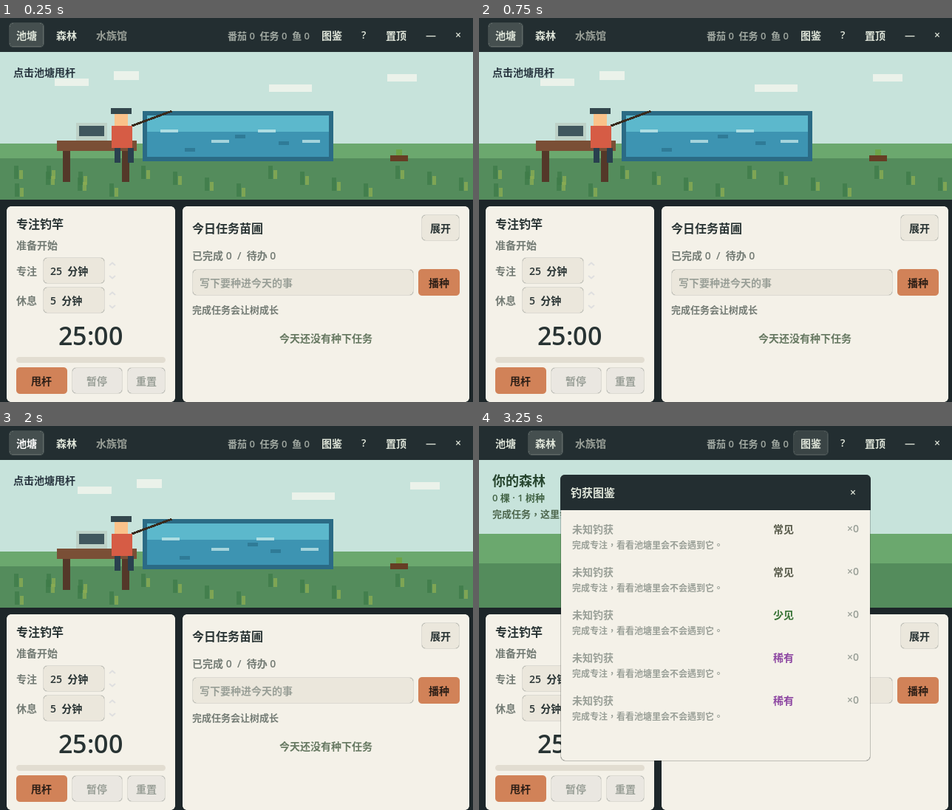
Above: before the commit, frames 1-4 (two rows, left to right).
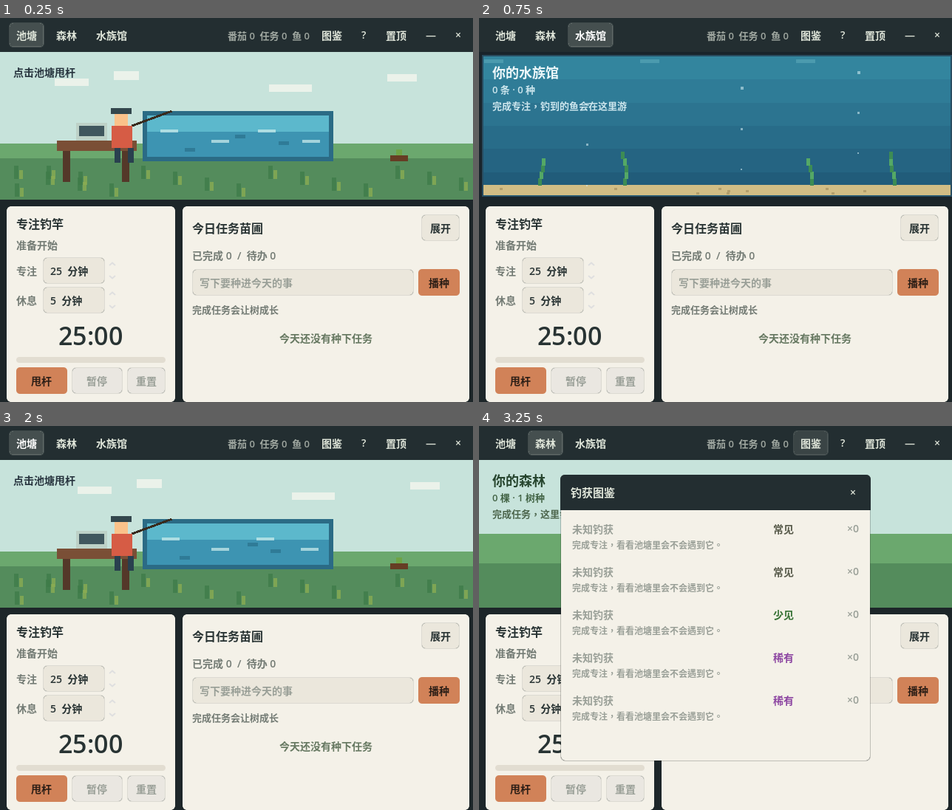
Above: after the commit, the same moments.

Repository: Mr-Salticidae/desk-pond
Game: Godot game, scene res://scenes/Main.tscn
Same seed, same stepped clock (60 frames per second), same inputs: the game is played once before the commit and once after it.
Inputs (mouse positions are in pixels of both pictures, inside the frame that each line leads up to):
- Up to frame 1 (0.25 s): no input
- Up to frame 2 (0.75 s): click (592, 33) at 0.5 s, where only the run after the commit has a clickable "水族馆"
- Up to frame 3 (2 s): click "池塘" at 1.25 s
- Up to frame 4 (3.25 s): click "森林" at 2 s; click "图鉴" at 2.75 s

The runs differ from the first frame. In frame 1, 0.1% of the frame differs, in the area x 20-27%, y 3-6%; in frame 2, 38%, in the area x 0-100%, y 1-48%; in frame 3, 0.1%; in frame 4, 0.1%.

Commit message:
新增水族馆房间：活鱼缸 MVP
启用顶栏「水族馆」标签，新增 AquariumView：钓到的鱼按 fish_count
推导后在缸里游动，越钓越热闹。缸体含渐变水体、光纹、沙石、水草、
气泡；每种鱼有独立外形（鲫鱼/鲤鱼/金鱼/鳗鱼蛇形/漂流瓶），按景深
排序、横向往返、随朝向翻转。不可见时暂停动画。

纯从现有 fish_count 推导，零存档改动，旧档无缝兼容。

Co-Authored-By: Claude Opus 4.8 <noreply@anthropic.com>

Diff:
--- /dev/null
+++ b/scripts/aquarium_view.gd
@@ -0,0 +1,265 @@
+extends Control
+class_name AquariumView
+
+# 水族馆房间：把累计钓获的鱼放进缸里游动，越钓越热闹。
+# 鱼的数量与种类由 fish_count 确定性推导（只增不减、不封顶）。
+# 与森林不同，这里有逐帧动画（鱼在游），用 anim_timer 驱动；
+# 不可见时自动暂停，零浪费。
+
+const MAX_FISH := 40       # 同时绘制的鱼上限（计数标签仍显示真实条数）
+const LOOP := 480.0        # 动画循环帧数（anim_timer 每 0.1s 一帧 → 约 48s 一圈）
+
+# 缸体配色
+const TANK_BG := Color(0.10, 0.14, 0.17)
+const GLASS_RIM := Color(0.16, 0.30, 0.38)
+const WATER_TOP := Color(0.20, 0.52, 0.62)
+const WATER_BOTTOM := Color(0.13, 0.36, 0.48)
+const SHEEN := Color(0.50, 0.78, 0.82, 0.32)
+const SAND := Color(0.82, 0.74, 0.52)
+const SAND_DARK := Color(0.70, 0.62, 0.42)
+const PLANT := Color(0.24, 0.55, 0.33)
+const PLANT_SOFT := Color(0.33, 0.66, 0.40)
+const BUBBLE := Color(0.85, 0.94, 0.96, 0.55)
+const INK_LIGHT := Color(0.93, 0.97, 0.98)
+const INK_SOFT := Color(0.80, 0.90, 0.93)
+
+# 每种鱼的体色（按 fish id）：[主色, 鳍/尾色]
+const FISH_COLORS := {
+	"slacking_crucian": [Color(0.55, 0.62, 0.42), Color(0.42, 0.50, 0.32)],
+	"meeting_carp": [Color(0.85, 0.55, 0.30), Color(0.70, 0.42, 0.22)],
+	"deadline_goldfish": [Color(0.97, 0.66, 0.22), Color(0.88, 0.46, 0.16)],
+	"overtime_eel": [Color(0.34, 0.30, 0.42), Color(0.24, 0.22, 0.30)],
+}
+
+var title_label: Label
+var count_label: Label
+var hint_label: Label
+
+var anim_timer: Timer
+var tank_frame := 0.0
+
+var fish_list: Array = []   # 已展开到实例级：[{id, depth} ...]，最多 MAX_FISH
+var total_fish := 0
+var distinct := 0
+
+func _ready() -> void:
+	mouse_filter = Control.MOUSE_FILTER_IGNORE
+	title_label = _make_label(18, INK_LIGHT)
+	title_label.text = "你的水族馆"
+	title_label.position = Vector2(18, 14)
+	count_label = _make_label(13, INK_SOFT)
+	count_label.position = Vector2(18, 40)
+	hint_label = _make_label(13, INK_SOFT)
+	hint_label.position = Vector2(18, 62)
+	_refresh_labels()
+
+	anim_timer = Timer.new()
+	anim_timer.wait_time = 0.1
+	anim_timer.timeout.connect(_on_anim_tick)
+	add_child(anim_timer)
+	_sync_timer()
+
+func _notification(what: int) -> void:
+	if what == NOTIFICATION_RESIZED:
+		queue_redraw()
+	elif what == NOTIFICATION_VISIBILITY_CHANGED:
+		_sync_timer()
+
+# 只在可见时跑动画，省 CPU。
+func _sync_timer() -> void:
+	if anim_timer == null:
+		return
+	if is_visible_in_tree():
+		if anim_timer.is_stopped():
+			anim_timer.start()
+	else:
+		anim_timer.stop()
+
+func _make_label(font_size: int, color: Color) -> Label:
+	var l := Label.new()
+	l.mouse_filter = Control.MOUSE_FILTER_IGNORE
+	l.add_theme_font_size_override("font_size", font_size)
+	l.add_theme_color_override("font_color", color)
+	add_child(l)
+	return l
+
+func update_tank(fishing_manager: FishingManager) -> void:
+	var counts := fishing_manager.get_fish_count()
+	var data := fishing_manager.get_fish_data()
+	total_fish = 0
+	var seen := {}
+	var remaining: Array = []   # [[id, 剩余数] ...]
+	for fish in data:
+		var fish_id := String(fish.get("id", ""))
+		var c := int(counts.get(fish_id, 0))
+		if fish_id == "" or c <= 0:
+			continue
+		total_fish += c
+		seen[fish_id] = true
+		remaining.append([fish_id, c])
+	distinct = seen.size()
+
+	# 轮转展开：每轮各取一条，保证稀有鱼也露面、分布大致按数量，封顶 MAX_FISH。
+	fish_list = []
+	var any := true
+	while any and fish_list.size() < MAX_FISH:
+		any = false
+		for entry in remaining:
+			if int(entry[1]) > 0 and fish_list.size() < MAX_FISH:
+				fish_list.append({"id": String(entry[0])})
+				entry[1] = int(entry[1]) - 1
+				any = true
+
+	# 给每条鱼定一个确定性的景深（用于分层、缩放、排序）
+	for i in range(fish_list.size()):
+		fish_list[i]["depth"] = _hash(i * 2 + 3)
+	fish_list.sort_custom(func(a, b): return float(a["depth"]) < float(b["depth"]))
+
+	_refresh_labels()
+	queue_redraw()
+
+func _refresh_labels() -> void:
+	if count_label:
+		count_label.text = "%d 条 · %d 种" % [total_fish, distinct]
+	if hint_label:
+		if total_fish == 0:
+			hint_label.text = "完成专注，钓到的鱼会在这里游"
+		else:
+			hint_label.text = "钓到的鱼都在这里，越钓越热闹"
+
+func _on_anim_tick() -> void:
+	tank_frame = fmod(tank_frame + 1.0, LOOP)
+	queue_redraw()
+
+func _water_rect() -> Rect2:
+	return Rect2(Vector2(6, 6), Vector2(maxf(size.x - 12.0, 8.0), maxf(size.y - 12.0, 8.0)))
+
+func _draw() -> void:
+	var phase := tank_frame / LOOP * TAU
+	_draw_tank(phase)
+	_draw_plants(phase)
+	_draw_fish_all(phase)
+	_draw_bubbles()
+
+func _draw_tank(phase: float) -> void:
+	draw_rect(Rect2(Vector2.ZERO, size), TANK_BG)
+	var water := _water_rect()
+	draw_rect(water.grow(2.0), GLASS_RIM)
+	# 水体竖向渐变：几条横带由浅入深
+	var bands := 6
+	for i in range(bands):
+		var t := i / float(bands - 1)
+		var col := WATER_TOP.lerp(WATER_BOTTOM, t)
+		var y := water.position.y + water.size.y * (i / float(bands))
+		draw_rect(Rect2(Vector2(water.position.x, y), Vector2(water.size.x, water.size.y / bands + 1.0)), col)
+	# 顶部光纹：横向缓移的亮带，画两份做无缝循环
+	var caustics := 3
+	for i in range(caustics):
+		var cx := fmod(phase / TAU * water.size.x + i * water.size.x / caustics, water.size.x)
+		_px(water.position.x + cx, water.position.y + 4.0, 26, 5, SHEEN)
+		_px(water.position.x + cx - water.size.x, water.position.y + 4.0, 26, 5, SHEEN)
+	# 缸底沙
+	var sand_h := 14.0
+	var sy := water.position.y + water.size.y - sand_h
+	draw_rect(Rect2(Vector2(water.position.x, sy), Vector2(water.size.x, sand_h)), SAND)
+	for i in range(10):
+		var px := water.position.x + 10.0 + _hash(i + 1) * (water.size.x - 20.0)
+		_px(px, sy + 4.0 + (i % 3) * 3.0, 4, 3, SAND_DARK)
+
+func _draw_plants(phase: float) -> void:
+	var water := _water_rect()
+	var base_y := water.position.y + water.size.y - 14.0
+	var spots := [0.12, 0.30, 0.70, 0.88]
+	for s_i in range(spots.size()):
+		var bx: float = water.position.x + water.size.x * float(spots[s_i])
+		var segs := 4 + (s_i % 2)
+		for j in range(segs):
+			var sway := sin(phase * 1.5 + j * 0.6 + s_i) * (2.0 + j * 1.2)
+			var y := base_y - j * 9.0
+			var col: Color = PLANT if j % 2 == 0 else PLANT_SOFT
+			_px(bx + sway - 2.0, y - 9.0, 5, 10, col)
+
+func _draw_bubbles() -> void:
+	var water := _water_rect()
+	var cols := [0.22, 0.55, 0.80]
+	for c_i in range(cols.size()):
+		var bx: float = water.position.x + water.size.x * float(cols[c_i])
+		for b in range(3):
+			var prog := fmod(tank_frame / LOOP + b / 3.0 + c_i * 0.13, 1.0)
+			var by := water.position.y + water.size.y - 14.0 - prog * (water.size.y - 22.0)
+			var r := 2.0 + b
+			_px(bx, by, r, r, BUBBLE)
+
+func _draw_fish_all(phase: float) -> void:
+	if fish_list.is_empty():
+		return
+	var water := _water_rect()
+	var top := water.position.y + 16.0
+	var sand_top := water.position.y + water.size.y - 16.0
+	var margin := 24.0
+	for i in range(fish_list.size()):
+		var f: Dictionary = fish_list[i]
+		var depth := float(f["depth"])
+		var scale := 0.7 + depth * 0.6
+		var speed := 0.8 + _hash(i * 3 + 1) * 0.8
+		var phase_off := _hash(i * 3 + 2) * TAU
+		var swing := phase * speed + phase_off
+		var cx := water.position.x + margin + (water.size.x - margin * 2.0) * (0.5 + 0.5 * sin(swing))
+		var cy := top + depth * (sand_top - top) + sin(phase * 2.0 + phase_off) * 3.0
+		var facing := 1.0 if cos(swing) >= 0.0 else -1.0
+		_draw_fish(Vector2(cx, cy), scale, String(f["id"]), facing, phase + phase_off)
+
+func _draw_fish(c: Vector2, s: float, fish_id: String, facing: float, ph: float) -> void:
+	if fish_id == "drift_bottle":
+		_draw_bottle(c, s, ph)
+		return
+	if fish_id == "overtime_eel":
+		_draw_eel(c, s, facing, ph)
+		return
+	var cols: Array = FISH_COLORS.get(fish_id, [Color(0.6, 0.6, 0.6), Color(0.45, 0.45, 0.45)])
+	var body: Color = cols[0]
+	var fin: Color = cols[1]
+	var bw := 14.0 * s
+	var bh := 7.0 * s
+	# 身体 + 背鳍
+	_px(c.x - bw * 0.5, c.y - bh * 0.5, bw, bh, body)
+	_px(c.x - bw * 0.32, c.y - bh * 0.5 - 2.0 * s, bw * 0.5, 2.0 * s, fin)
+	# 尾巴：在身体后方（与朝向相反）
+	var tail_x := c.x - facing * (bw * 0.5)
+	_px(tail_x - (3.0 * s if facing > 0.0 else 0.0), c.y - bh * 0.5, 3.0 * s, bh, fin)
+	# 眼睛：靠近前方
+	var eye := maxf(1.5 * s, 1.0)
+	_px(c.x + facing * (bw * 0.30), c.y - 1.0 * s, eye, eye, Color(0.08, 0.10, 0.12))
+
+func _draw_eel(c: Vector2, s: float, facing: float, ph: float) -> void:
+	var cols: Array = FISH_COLORS["overtime_eel"]
+	var dark: Color = cols[0]
+	var segs := 7
+	var seg_w := 5.0 * s
+	for i in range(segs):
+		var t := i - (segs - 1) / 2.0
+		var x := c.x + facing * t * seg_w
+		var y := c.y + sin(ph * 1.5 + i * 0.7) * 4.0 * s
+		var hh := (4.0 if i < segs - 2 else 2.5) * s
+		_px(x - seg_w * 0.5, y - hh * 0.5, seg_w + 1.0, hh, dark)
+	# 头部眼睛
+	var hx := c.x + facing * ((segs - 1) / 2.0) * seg_w
+	var eye := maxf(1.5 * s, 1.0)
+	_px(hx, c.y - 1.0 * s, eye, eye, Color(0.85, 0.85, 0.90))
+
+func _draw_bottle(c: Vector2, s: float, _ph: float) -> void:
+	var glass := Color(0.55, 0.78, 0.70, 0.85)
+	var cork := Color(0.70, 0.52, 0.32)
+	var bw := 8.0 * s
+	var bh := 14.0 * s
+	_px(c.x - bw * 0.5, c.y - bh * 0.5, bw, bh, glass)                       # 瓶身
+	_px(c.x - 2.0 * s, c.y - bh * 0.5 - 4.0 * s, 4.0 * s, 4.0 * s, glass)    # 瓶颈
+	_px(c.x - 1.5 * s, c.y - bh * 0.5 - 6.0 * s, 3.0 * s, 2.0 * s, cork)     # 瓶塞
+	_px(c.x - bw * 0.35, c.y - 1.0 * s, bw * 0.7, 3.0 * s, Color(0.93, 0.90, 0.80))  # 标签
+
+func _px(x: float, y: float, w: float, h: float, color: Color) -> void:
+	draw_rect(Rect2(Vector2(x, y).round(), Vector2(maxf(w, 1.0), maxf(h, 1.0)).round()), color)
+
+func _hash(n: int) -> float:
+	var v := sin(float(n) * 12.9898 + 78.233) * 43758.5453
+	return v - floor(v)
--- a/scripts/main.gd
+++ b/scripts/main.gd
@@ -24,6 +24,7 @@
 
 var scene_area: Control
 var forest_view: ForestView
+var aquarium_view: AquariumView
 var current_room := "pond"
 var room_tabs: Dictionary = {}
 
@@ -72,9 +73,7 @@
 	var room_group := ButtonGroup.new()
 	_make_room_tab("池塘", "pond", room_group, top_bar)
 	_make_room_tab("森林", "forest", room_group, top_bar)
-	var aqua_tab := _make_room_tab("水族馆", "aquarium", room_group, top_bar)
-	aqua_tab.disabled = true
-	aqua_tab.tooltip_text = "即将开放"
+	_make_room_tab("水族馆", "aquarium", room_group, top_bar)
 
 	var spacer := Control.new()
 	spacer.mouse_filter = Control.MOUSE_FILTER_IGNORE
@@ -145,6 +144,11 @@
 	forest_view.visible = false
 	scene_area.add_child(forest_view)
 
+	aquarium_view = AquariumView.new()
+	aquarium_view.set_anchors_and_offsets_preset(Control.PRESET_FULL_RECT)
+	aquarium_view.visible = false
+	scene_area.add_child(aquarium_view)
+
 	var bottom_margin := MarginContainer.new()
 	bottom_margin.custom_minimum_size = Vector2(0, 280)
 	bottom_margin.size_flags_vertical = Control.SIZE_EXPAND_FILL
@@ -205,6 +209,8 @@
 	pixel_world.play_focus_feedback()
 	reward_popup.show_reward(fish)
 	_render_collection()
+	if aquarium_view:
+		aquarium_view.update_tank(fishing_manager)
 	_save_now()
 
 func _on_task_completed(_task: Dictionary) -> void:
@@ -250,6 +256,10 @@
 		forest_view.visible = room == "forest"
 		if room == "forest":
 			forest_view.update_forest(tree_manager)
+	if aquarium_view:
+		aquarium_view.visible = room == "aquarium"
+		if room == "aquarium":
+			aquarium_view.update_tank(fishing_manager)
 
 func _on_timer_state_changed(state: String) -> void:
 	if pixel_world:
Not shown, added: scripts/aquarium_view.gd.uid
